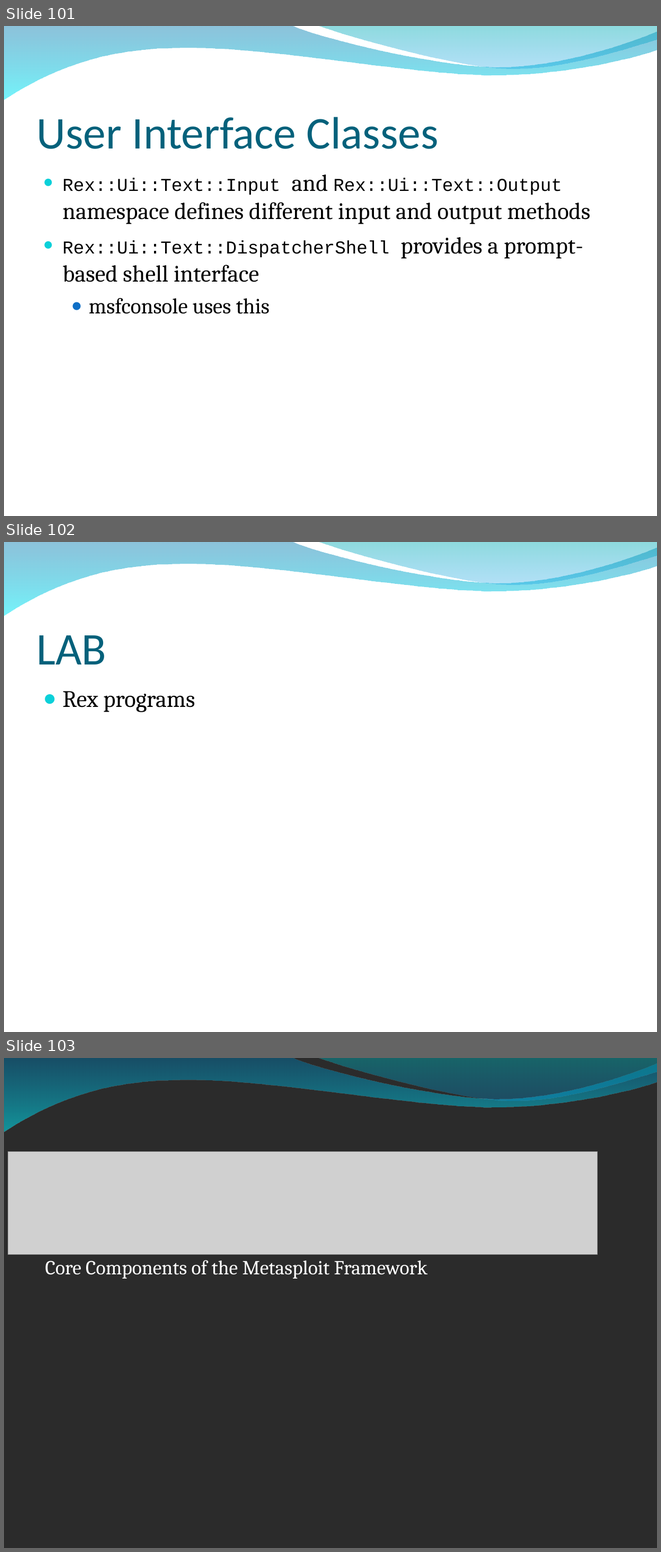
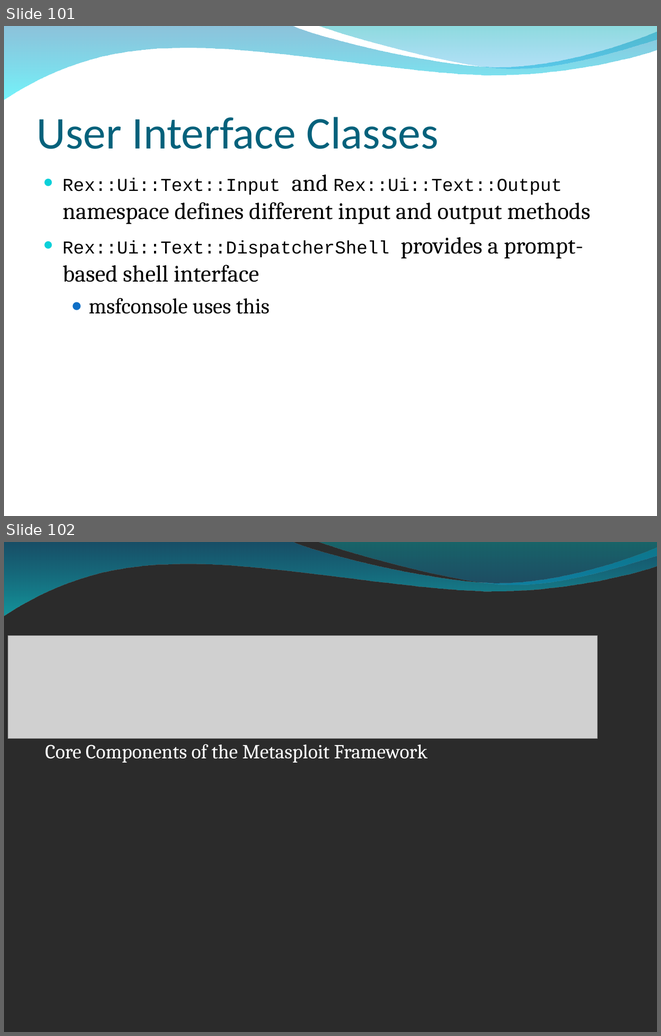
Before and after one commit to radar-webhook-testing/metasploit-framework-commits, a slide deck: dev/materials/msf3_internals_training/slides/bh_training_deck.ppt. Shown one above the other, each under a label of ours: slides 101, 102 and 103 before the commit, slides 101 and 102 after it. The pictures are 661x1552 and 661x1036 pixels, drawn with LibreOffice and Linux fonts; fonts in the diff are those of the drawing; grey boxes stand for pictures; background and template pictures are left out; a plain dark background stands for a picture behind light text. Boxes give left, top, right and bottom in pixels: in the first picture for what was removed or moved away, otherwise in the second. Text is boxed around its words. In the diff, an @@ line names an element or a change of style, - is before the commit and + after.

```diff
--- a/dev/materials/msf3_internals_training/slides/bh_training_deck.ppt
+++ b/dev/materials/msf3_internals_training/slides/bh_training_deck.ppt
@@ slide 102 removed at (4, 542, 657, 1032), background picture (left out); not listed: 2 template elements that a slide beside it also shows @@
@@ title removed at (37, 635, 107, 664) @@
-LAB
@@ text removed at (62, 691, 195, 712) @@
-● Rex programs
@@ what was slide 103 is now slide 102 @@
```
Also in this commit, not shown: 3 slides changed, 1 slide added, 2 other files.
